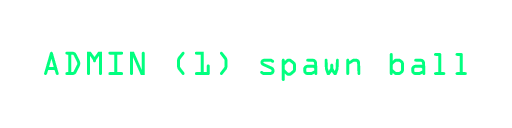
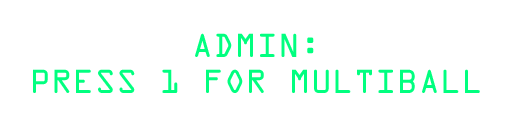
The second 512 × 128 image is a revision of the first. Changes to its layers:
renamed "ADMIN (1) spawn ball" to "ADMIN: PRESS 1 FOR MULTIBALL", painted on it over [33, 33, 480, 93]
